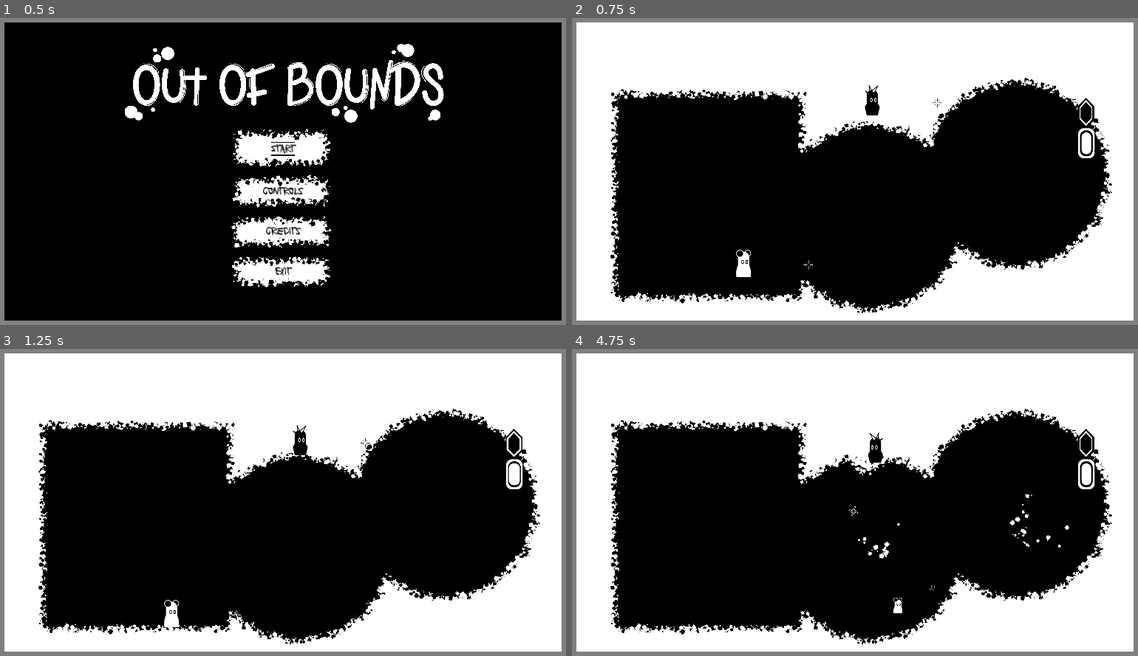
Above: before the commit, frames 1-4 (two rows, left to right).
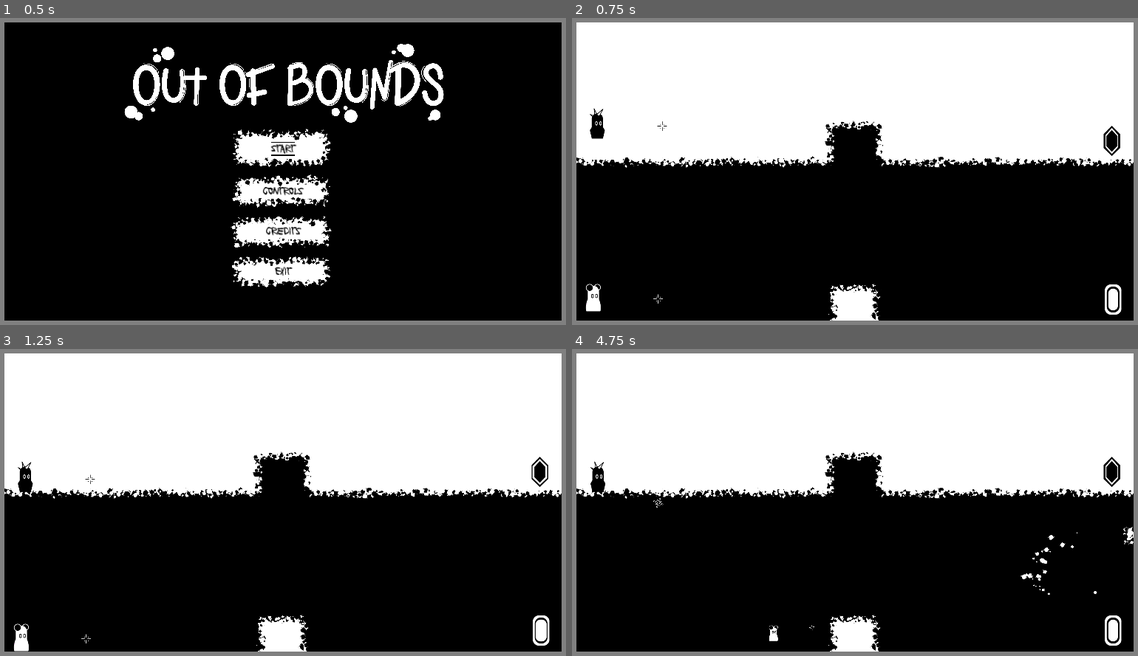
Above: after the commit, the same moments.

Repository: RobotRamen/margin
Game: Godot game, scene res://theme/empty.tscn
Two runs of this game, one before a commit and one after it. Both use one fixed random seed, a clock stepped at 60 frames per second and the inputs below.
Inputs (mouse positions are in pixels of both pictures, inside the frame that each line leads up to):
- Up to frame 1 (0.5 s): no input
- Up to frame 2 (0.75 s): click "Start" at 0.5 s
- Up to frame 3 (1.25 s): no input
- Up to frame 4 (4.75 s): move the mouse to (985, 487) at 1.27 s; hold D (right_0) 1.28-2.78 s; tap Ctrl (restore_0) at 1.35, 2.85, 4.35 s; click (985, 487) at 1.42 s; tap Space (jump_0) at 1.52, 2.27, 3.77, 4.52 s; move the mouse to (736, 517) at 2.02 s; tap E (switch) at 2.1, 3.6 s; move the mouse to (911, 428) at 2.77 s; hold A (left_0) 2.78-3.53 s; move the mouse to (826, 570) at 3.52 s; hold D (right_0) from 3.53 s (still down); click (826, 570) at 3.67 s; move the mouse to (1030, 551) at 4.27 s

Frame 1 is identical in both runs. In frame 2, 33% of the frame differs, in the area x 0-100%, y 19-99%; in frame 3, 32%; in frame 4, 33%.

Commit message:
added new start level for tutorial

Diff:
--- a/game_master.tscn
+++ b/game_master.tscn
@@ -1,7 +1,8 @@
-[gd_scene load_steps=11 format=3 uid="uid://0hngokke8r1v"]
+[gd_scene load_steps=12 format=3 uid="uid://0hngokke8r1v"]
 
 [ext_resource type="Script" path="res://game_master.gd" id="1_xp3r1"]
 [ext_resource type="PackedScene" uid="uid://din18da3xggj" path="res://level_menu.tscn" id="2_4o8qf"]
+[ext_resource type="PackedScene" uid="uid://gigpa0yd3xot" path="res://level_Start.tscn" id="2_i1kw2"]
 [ext_resource type="PackedScene" uid="uid://cjcttugw0uh2p" path="res://level_0.tscn" id="2_mj0lf"]
 [ext_resource type="PackedScene" uid="uid://dprm6hyb6k4yf" path="res://level_tutorial.tscn" id="3_t6p1j"]
 [ext_resource type="PackedScene" uid="uid://ksb5r7xjeel5" path="res://controls_level.tscn" id="3_wb6jm"]
@@ -13,7 +14,7 @@
 
 [node name="game master" type="Node"]
 script = ExtResource("1_xp3r1")
-levels = Array[PackedScene]([ExtResource("2_4o8qf"), ExtResource("3_wb6jm"), ExtResource("4_sv0uk"), ExtResource("2_mj0lf"), ExtResource("3_t6p1j"), ExtResource("4_efjal"), ExtResource("5_lamal"), ExtResource("5_1w04x"), ExtResource("5_scnkc")])
+levels = Array[PackedScene]([ExtResource("2_4o8qf"), ExtResource("3_wb6jm"), ExtResource("4_sv0uk"), ExtResource("2_i1kw2"), ExtResource("2_mj0lf"), ExtResource("3_t6p1j"), ExtResource("4_efjal"), ExtResource("5_lamal"), ExtResource("5_1w04x"), ExtResource("5_scnkc")])
 
 [node name="game music" type="AudioStreamPlayer" parent="."]
 
--- a/level_0.tscn
+++ b/level_0.tscn
@@ -1,11 +1,11 @@
 [gd_scene load_steps=9 format=3 uid="uid://cjcttugw0uh2p"]
 
-[ext_resource type="PackedScene" uid="uid://igk0gdcmonds" path="res://white_character.tscn" id="1_khf3c"]
-[ext_resource type="PackedScene" uid="uid://btmbe16yn7fae" path="res://white_exit.tscn" id="1_ovsch"]
-[ext_resource type="PackedScene" uid="uid://bxvj02pacs423" path="res://black_start.tscn" id="2_dxi7f"]
-[ext_resource type="PackedScene" uid="uid://drtn8scom3w20" path="res://black_exit.tscn" id="2_reh0i"]
-[ext_resource type="PackedScene" uid="uid://ifcwoqitdrfq" path="res://black_character.tscn" id="2_ulvfy"]
-[ext_resource type="PackedScene" uid="uid://u3n1wf876647" path="res://spawner.tscn" id="2_y3qo1"]
+[ext_resource type="PackedScene" uid="uid://u3n1wf876647" path="res://spawner.tscn" id="1_tg6qm"]
+[ext_resource type="PackedScene" uid="uid://igk0gdcmonds" path="res://white_character.tscn" id="2_60ehv"]
+[ext_resource type="PackedScene" uid="uid://ifcwoqitdrfq" path="res://black_character.tscn" id="3_js0ed"]
+[ext_resource type="PackedScene" uid="uid://bxvj02pacs423" path="res://black_start.tscn" id="4_hixyx"]
+[ext_resource type="PackedScene" uid="uid://btmbe16yn7fae" path="res://white_exit.tscn" id="5_65mja"]
+[ext_resource type="PackedScene" uid="uid://drtn8scom3w20" path="res://black_exit.tscn" id="6_5vtis"]
 
 [sub_resource type="CircleShape2D" id="CircleShape2D_umgoa"]
 radius = 290.016
--- /dev/null
+++ b/level_Start.tscn
@@ -0,0 +1,57 @@
+[gd_scene load_steps=10 format=3 uid="uid://gigpa0yd3xot"]
+
+[ext_resource type="PackedScene" uid="uid://u3n1wf876647" path="res://spawner.tscn" id="1_5jr24"]
+[ext_resource type="PackedScene" uid="uid://igk0gdcmonds" path="res://white_character.tscn" id="2_qk74f"]
+[ext_resource type="PackedScene" uid="uid://ifcwoqitdrfq" path="res://black_character.tscn" id="3_1gu8m"]
+[ext_resource type="PackedScene" uid="uid://bxvj02pacs423" path="res://black_start.tscn" id="4_fxgnm"]
+[ext_resource type="PackedScene" uid="uid://btmbe16yn7fae" path="res://white_exit.tscn" id="5_wjkst"]
+[ext_resource type="PackedScene" uid="uid://drtn8scom3w20" path="res://black_exit.tscn" id="6_8pcpv"]
+
+[sub_resource type="RectangleShape2D" id="RectangleShape2D_yroj7"]
+size = Vector2(1916.75, 389)
+
+[sub_resource type="RectangleShape2D" id="RectangleShape2D_jdbbb"]
+size = Vector2(875.5, 120.25)
+
+[sub_resource type="RectangleShape2D" id="RectangleShape2D_g8jqa"]
+size = Vector2(148.5, 117.5)
+
+[node name="Level 0" type="Node2D"]
+
+[node name="whiteSpawner" parent="." instance=ExtResource("1_5jr24")]
+position = Vector2(110, 988)
+scene = ExtResource("2_qk74f")
+
+[node name="blackSpawner" parent="." instance=ExtResource("1_5jr24")]
+position = Vector2(123, 426)
+scene = ExtResource("3_1gu8m")
+
+[node name="Camera2D" type="Camera2D" parent="."]
+anchor_mode = 0
+
+[node name="black_start" parent="." instance=ExtResource("4_fxgnm")]
+collision_layer = 0
+
+[node name="Bouba Area" type="CollisionShape2D" parent="black_start"]
+position = Vector2(962.625, 715.5)
+shape = SubResource("RectangleShape2D_yroj7")
+
+[node name="Bouba Floor 1" type="CollisionShape2D" parent="black_start"]
+position = Vector2(443, 970.375)
+shape = SubResource("RectangleShape2D_jdbbb")
+
+[node name="Bouba Floor 2" type="CollisionShape2D" parent="black_start"]
+position = Vector2(1480.25, 970)
+shape = SubResource("RectangleShape2D_jdbbb")
+
+[node name="Kiki Box" type="CollisionShape2D" parent="black_start"]
+position = Vector2(958.75, 462.75)
+shape = SubResource("RectangleShape2D_g8jqa")
+
+[node name="White Exit" parent="." instance=ExtResource("5_wjkst")]
+z_index = 2
+position = Vector2(1798, 953)
+
+[node name="Black Exit" parent="." instance=ExtResource("6_8pcpv")]
+z_index = 2
+position = Vector2(1794, 440)
Not shown: 2 places in level_0.tscn that only renumber resources
Not shown: 2 places in level_END.tscn that only renumber resources
Not shown: 2 places in level_fetch_quest.tscn that only renumber resources
Not shown: 3 places in level_getting_the_hang_of_it.tscn that only renumber resources
Not shown: 3 places in level_tutorial.tscn that only renumber resources
